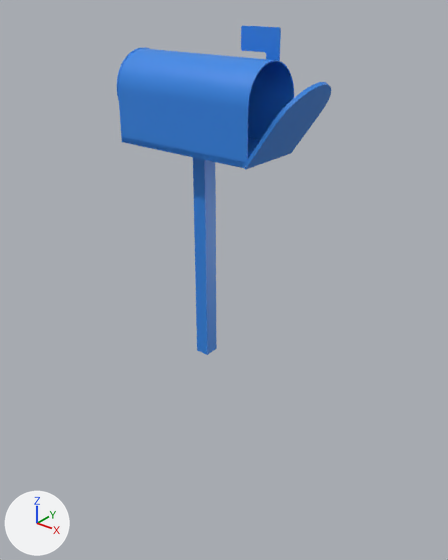
An edit to the OBJ model model/project_models/mailbox.obj, drawn before and after from the same camera.
Both versions are drawn from a 50 mm camera at (1.65, -1.48, 1.33) aimed at (0.31, 0.19, 0.29). Arrows for +X, +Y and +Z are at lower left; the lights stay in place. Where no turn or scale is listed for an object, it has been applied to the vertices. Vertices at the same position are counted once.

Objects in the first picture: 'Mailbox'.
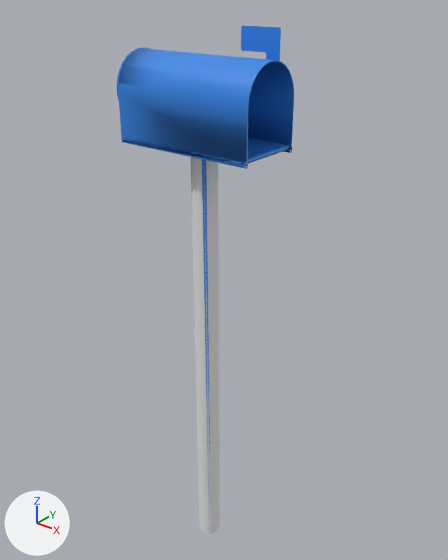
The newer file is also rescaled (x1.976), turned or shifted as a whole; pictures and numbers use the older file's frame.

What differs and where, as boxes [x1, y1, x2, y2] in the pictures (448 x 560 px):
'Mailbox', reshaped (17% narrower, 54% taller): before [117, 26, 331, 355]; after [117, 26, 294, 534]
part 1 of me_mailbox, rebuilt (20% wider, 90% taller): before [193, 157, 217, 355]; after [191, 157, 220, 534]
part 2 of me_mailbox, cut back: before [243, 57, 331, 170]; after [243, 57, 289, 168]

Edits to the bpy script that builds the scene:
```text
Add mat_material_002:
    mat_material_002 = principled_material('Material.002')
    mat_material_002.base_color = (0.8, 0.8, 0.8)  # white #e7e7e7
    mat_material_002.roughness = 1.0
Change me_mailbox:
    used by ob_mailbox; location = (0.0, 0.0, 0.0)
    remove me_mailbox.from_pydata(...)  # 2900 vertices, 5964 faces; spans x -0.003..0.723, y -0.003..0.254, z 0.0..1.195
    add me_mailbox.from_pydata(...)  # 2732 vertices, 5622 faces; spans x -0.003..0.552, y -0.003..0.254, z -0.966..1.195
    me_mailbox part 1: the loose piece of 8 vertices spanning x 0.25..0.303, y 0.094..0.151, z 0.0..0.834 is rebuilt with 76 vertices and now spans x 0.229..0.323, y 0.077..0.171, z -0.966..0.834
    me_mailbox part 2: 188 vertices moved within x 0.0..0.548, y -0.002..0.254, z 0.816..0.999; 280 vertices removed from x 0.543..0.723, y -0.003..0.251, z 0.81..1.066; 44 vertices added at x 0.54, y -0.003..0.251, z 0.815..0.821
    add me_mailbox.materials.append(mat_material_002)  # white #e7e7e7
```
